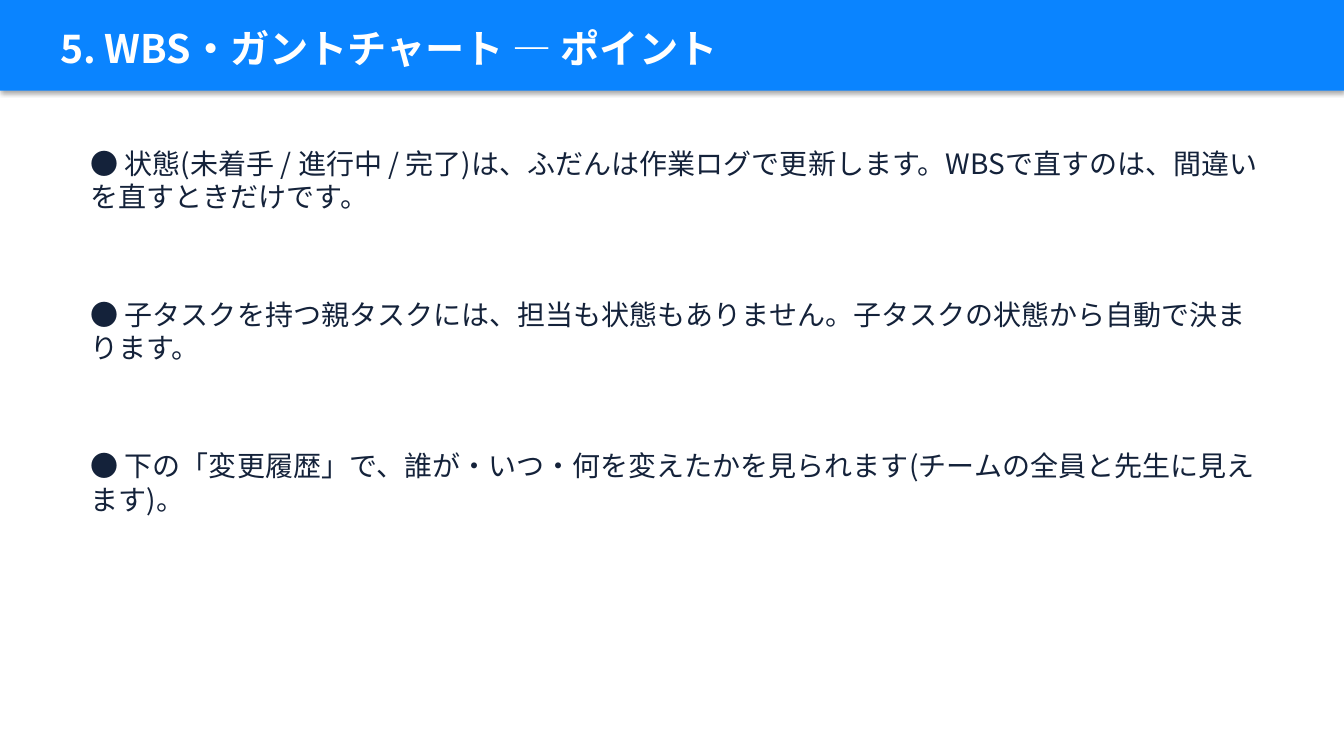
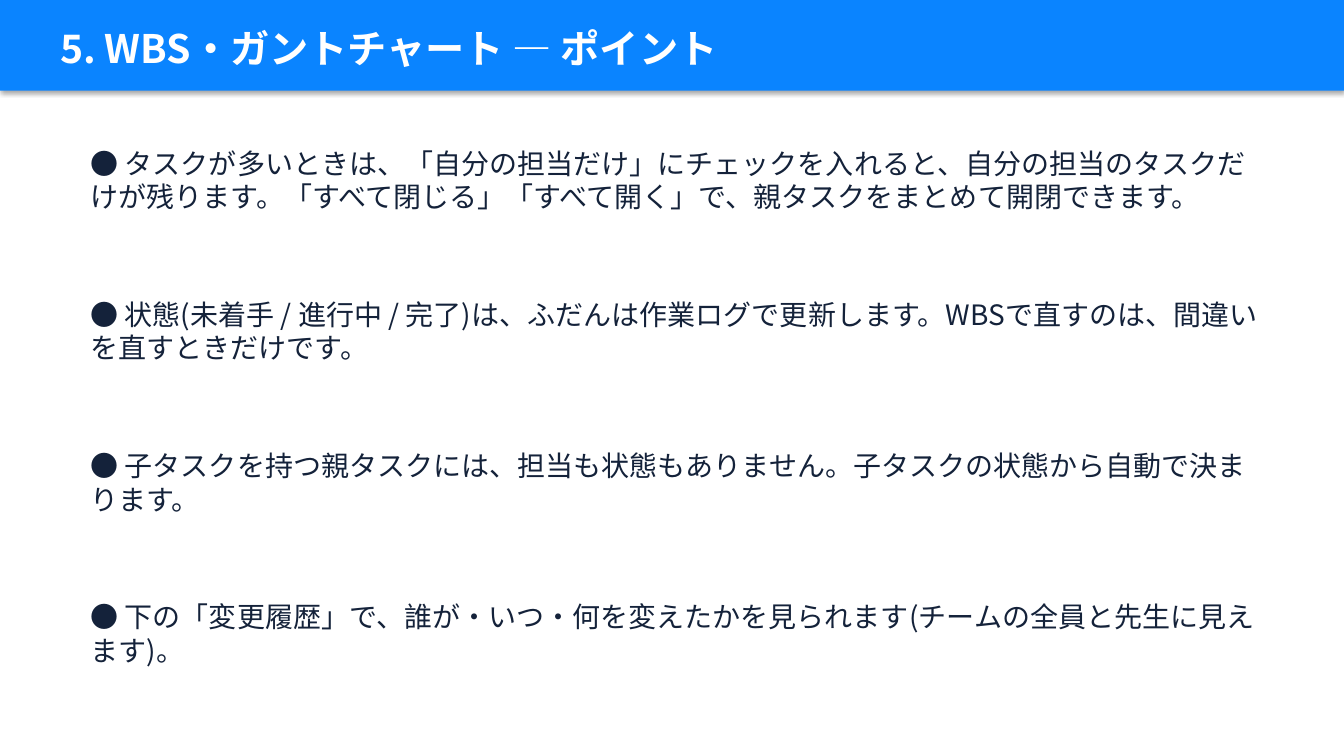
Before and after one commit to takky416-byte/sotsuken_pj_management, a slide deck: slide 17 of docs/manual/卒研PJ管理_説明資料_学生編.pptx. Drawn at 1344x756 pixels with LibreOffice and Linux fonts; fonts in the diff are those of the drawing. Boxes give left, top, right and bottom in pixels: in the first picture for what was removed or moved away, otherwise in the second. Text is boxed around its words. In the diff, an @@ line names an element or a change of style, - is before the commit and + after.

```diff
--- a/docs/manual/卒研PJ管理_説明資料_学生編.pptx
+++ b/docs/manual/卒研PJ管理_説明資料_学生編.pptx
@@ text at [91,150,1246,210]: text changed @@
-● 状態(未着手 / 進行中 / 完了)は、ふだんは作業ログで更新します。WBSで直すのは、間違いを直すときだけです。
+● タスクが多いときは、「自分の担当だけ」にチェックを入れると、自分の担当のタスクだけが残ります。「すべて閉じる」「すべて開く」で、親タスクをまとめて開閉できます。
@@ text at [91,301,1258,360]: text changed @@
-● 子タスクを持つ親タスクには、担当も状態もありません。子タスクの状態から自動で決まります。
+● 状態(未着手 / 進行中 / 完了)は、ふだんは作業ログで更新します。WBSで直すのは、間違いを直すときだけです。
@@ text at [91,452,1246,512]: text changed @@
-● 下の「変更履歴」で、誰が・いつ・何を変えたかを見られます(チームの全員と先生に見えます)。
+● 子タスクを持つ親タスクには、担当も状態もありません。子タスクの状態から自動で決まります。
@@ text added at [91,603,1255,667], 20 pt, text #14223A @@
+● 下の「変更履歴」で、誰が・いつ・何を変えたかを見られます(チームの全員と先生に見えます)。
```
Also in this commit, not shown: 4 other slides changed, 8 other files.
